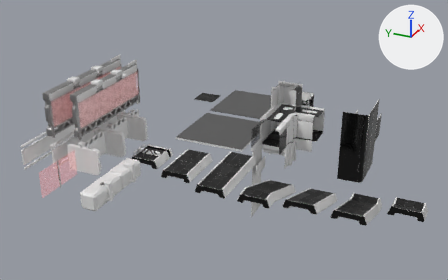
Renders of the FBX model ChromaShift/Assets/Prefabs/Prefabs.fbx from each side of a commit.
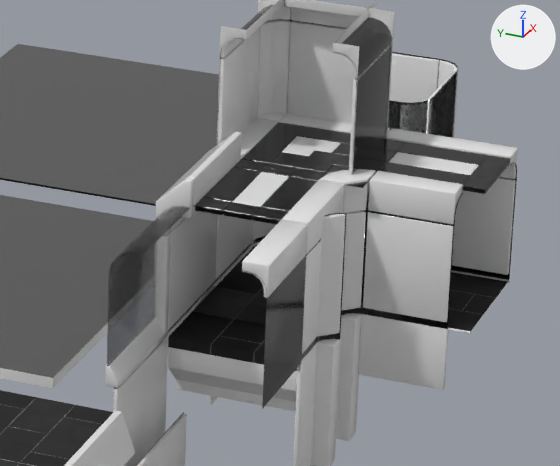
Each version is shown whole from a 50 mm camera at (-114.0, -80.6, 64.2) aimed at (9.6, -25.0, 2.4), then close up on the part from 52% to 74% of the width and 29% to 59% of the height. Every picture has the same lights, and +X, +Y and +Z are marked at upper right. The older version's two pictures come first. Where no turn or scale is listed for an object, it has been applied to the vertices. Vertices at exactly the same position are counted once.

The first close-up shows 'HallwayPlatform', 'HallwayPlatformSceiling', 'HallwayPlatformSceiling.002', 'HallwayWall6x6.003', 'HallwayWall6x6Short1.001', 'HallwayWall6x6Short2', 'HallwayWallCorner-U-', 'HallwayWallCornerInvert', 'HallwayWallCornerInvert2', 'HallwayWallGlass6x6', 'HallwayWallGlassFrame6x6', 'Platform_18x18_LOD0', 'Platform_18x18_LOD0.001', 'Platform_18x6_LOD0' and 13 more.
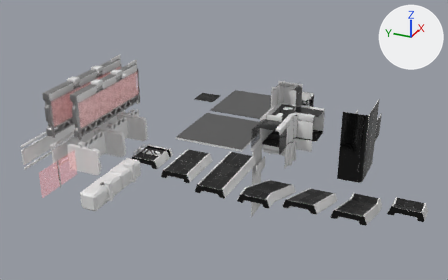
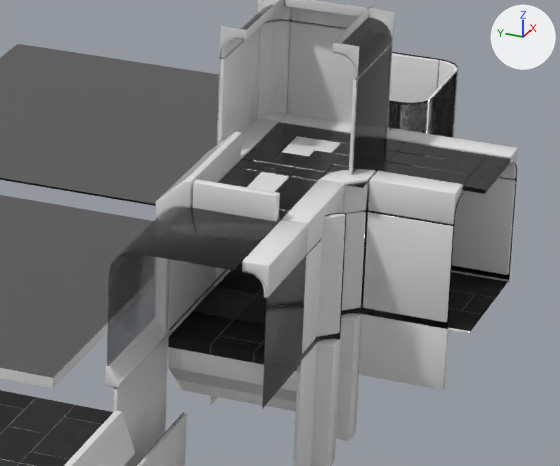
Boxes (x1, y1, x2, y2) around the edits, measured in the close-ups (560 x 466 px):
'HallwaySceilingGlass', added
    after: (143, 205, 282, 271)
'HallwayWallGlassFrame6x6', reshaped (215% wider)
    before: (155, 178, 194, 335)
    after: (155, 178, 280, 333)
part 1 of me_plane_070, added
    after: (193, 179, 280, 221)

The edits, one by one:
me_plane_070 is used by ob_hallwaywallglassframe6x6; location (17.0, -32.0, 0.0).
me_plane_070 had 185 vertices, 165 faces and spanned x -0.46..0.0, y -1.0..0.6, z -0.12..7.72.
me_plane_070 now has 227 vertices, 213 faces and spans x -0.46..-0.04, y -4.9..0.6, z 0.1..7.72.
me_plane_070 part 1: a new loose piece of 56 vertices spanning x -0.46..-0.04, y -4.9..-1.1, z 6.17..7.72, in mat_plasticwhite (white #e7e7e7).
Other edits to the shape of me_plane_070 do not show in these pictures.
me_plane_070 no longer uses material mat_plasticblack (black #000000).
Mesh me_plane_084_1 is new.
It has 220 vertices, 235 faces and spans x -3.0..3.0, y -2.03..2.03, z 0.17..0.43.
It uses material mat_plasticblack (black #000000).
Mesh me_plane_085_1 is new.
It has 24 vertices, 26 faces and spans x -3.0..3.0, y -2.03..2.03, z 0.47..0.53.
It uses material mat_plasticblack (black #000000).
Object 'HallwayPlatformSceiling.002' (ob_hallwayplatformsceiling_002) now shows me_plane_084_1 instead of me_plane_061.
Object 'HallwaySceilingGlass' (ob_hallwaysceilingglass) is new; it shows me_plane_085_1.
Its location is (14.0, -35.0, 6.0).
